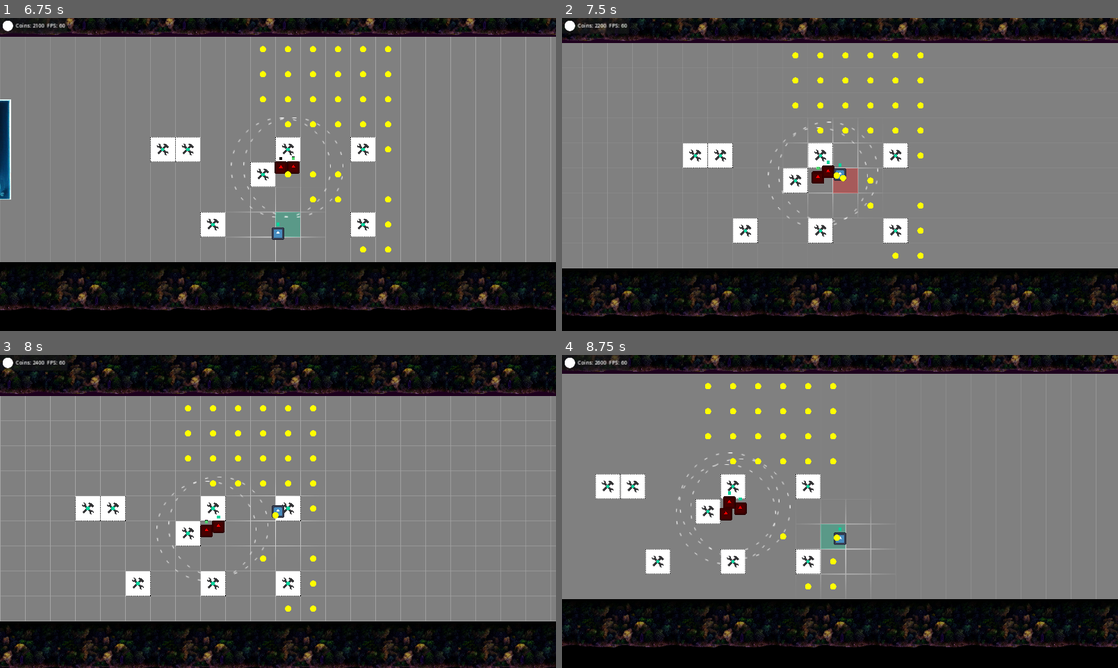
Above: before the commit, frames 1-4 (two rows, left to right).
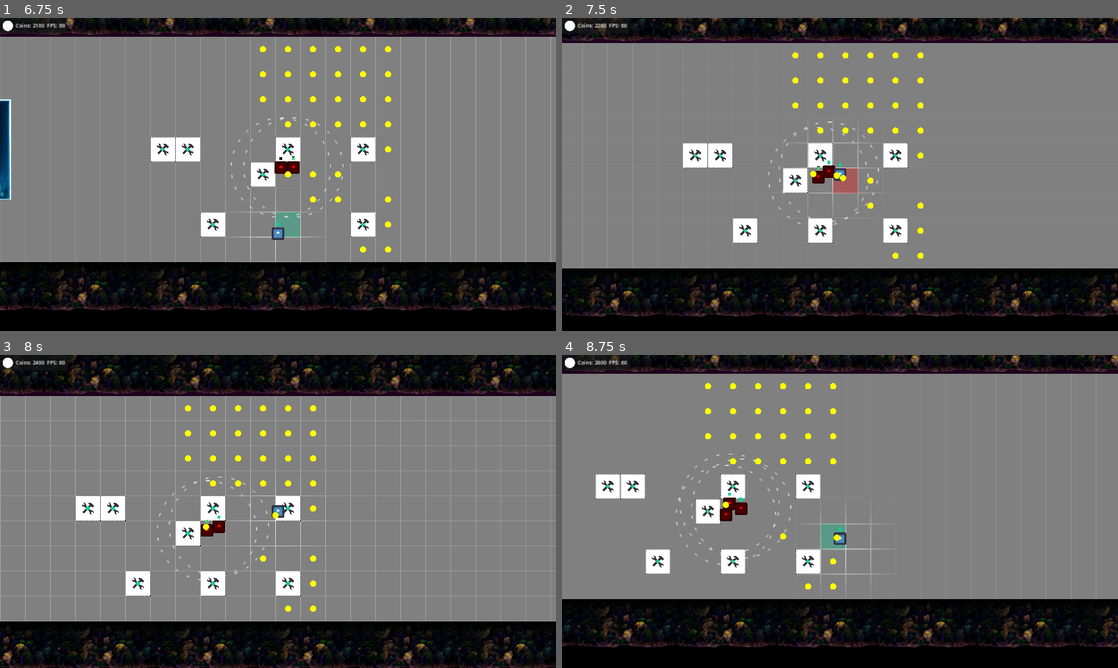
Above: after the commit, the same moments.

Repository: Slushie-Defense/Slushie
Game: Godot game, scene res://Levels/Level1.tscn
Same seed, same stepped clock (60 frames per second), same inputs: the game is played once before the commit and once after it. The engine's default icon, where the game draws it, is replaced by a stand-in: a white triangle on a blue panel in a dark square. Sound files missing from this copy of the repository are replaced by a short silence.
Inputs:
- Up to frame 1 (6.75 s): tap Enter (ui_accept) at 0.5, 0.77, 1.52, 3.02, 3.77, 4.52, 6.02 s; hold Right (ui_right) 0.53-1.28 s; hold Down (ui_down) 1.28-2.03 s; hold Right (ui_right) 2.03-2.78 s; hold Up (ui_up) 2.78-3.53 s; hold Left (ui_left) 3.53-5.03 s; hold Down (ui_down) 5.03-5.78 s; hold Right (ui_right) 5.78-6.53 s; hold Up (ui_up) from 6.53 s (still down)
- Up to frame 2 (7.5 s): tap Enter (ui_accept) at 6.77 s; release Up (ui_up) at 7.28 s; hold Right (ui_right) from 7.28 s (still down)
- Up to frame 3 (8 s): keep holding Right (ui_right); tap Enter (ui_accept) at 7.52 s
- Up to frame 4 (8.75 s): release Right (ui_right) at 8.03 s; hold Down (ui_down) from 8.03 s (still down)

Frame 1 is identical in both runs. In frame 2, 0.1% of the frame differs, in the area x 37-57%, y 33-66%; in frame 3, 0.1%; in frame 4, 0.2%, in the area x 20-42%, y 31-68%.

Commit message:
Enemies spawn coins

Diff:
--- a/Entities/Enemy/Enemy.gd
+++ b/Entities/Enemy/Enemy.gd
@@ -27,6 +27,10 @@
 var attack_speed : float = 1.0 # In seconds
 var attack_range : float = 64.0 # In pixels
 var attack_damage : float = 100.0
+
+# Coins
+var coin_value : int = 100
+var coin_scene = load("res://Entities/Coin/Coin.tscn")
 
 # Initialize
 func _ready():
@@ -117,5 +121,14 @@
 	health.add_or_subtract_health_by_value(-attack.damage) # Subtract damage
 
 func _event_health_is_zero():
+	# Spawn coin where it dies
+	_spawn_coin()
+	# Destroy enemy
 	call_deferred("queue_free")
 	print("Enemy died!")
+
+func _spawn_coin():
+	# Spawn coin
+	var coin = coin_scene.instantiate()
+	get_tree().get_root().add_child(coin)
+	coin.global_position = global_position
--- a/Entities/Managers/WaveManager/WaveManager.gd
+++ b/Entities/Managers/WaveManager/WaveManager.gd
@@ -62,7 +62,6 @@
 	_spawn_wave(waves[0])
 	pass # Replace with function body.
 
-
 # Called every frame. 'delta' is the elapsed time since the previous frame.
 func _process(delta):
 	if (is_wave_complete()):
